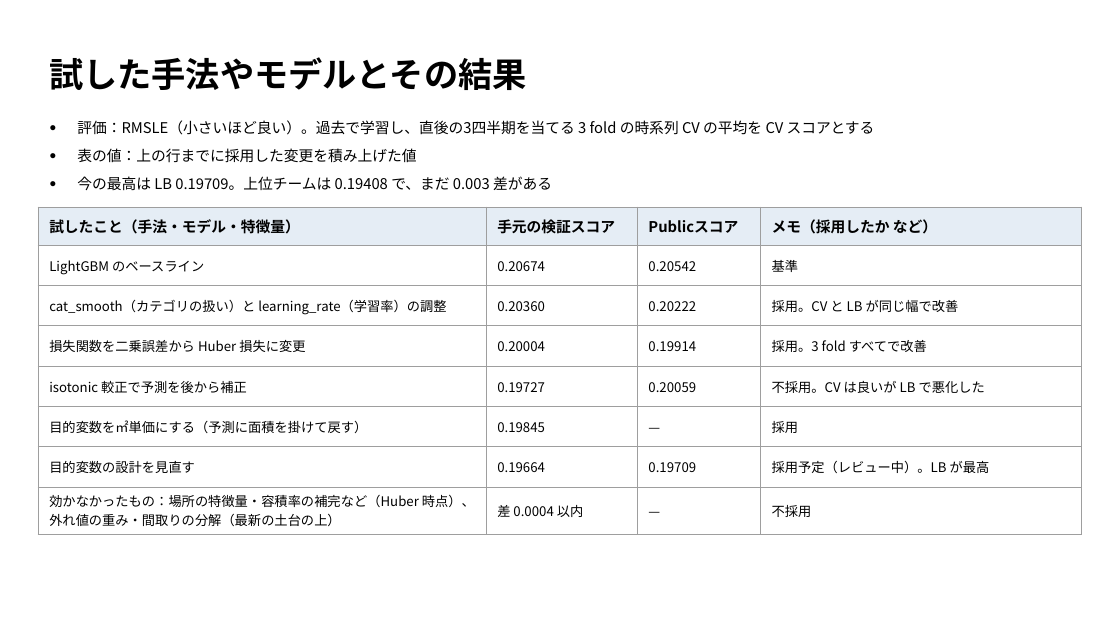
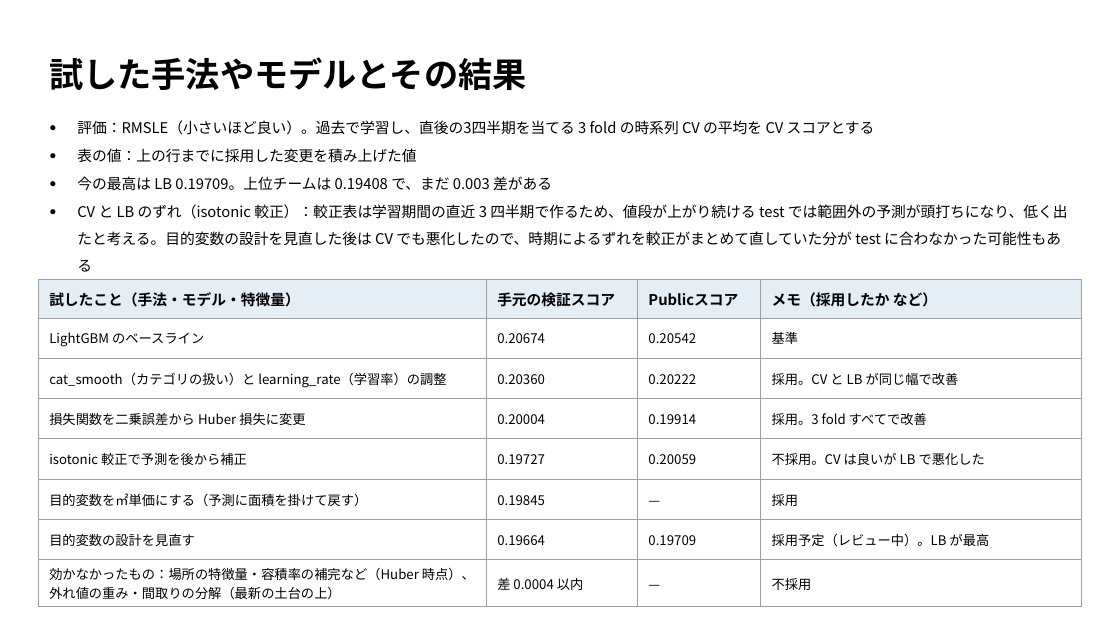
Before and after one commit to TaisukeFujise/condominium-price-pred, a slide deck: slide 3 of slides/midterm/midterm.pptx. Drawn at 1120x630 pixels with LibreOffice and Linux fonts; fonts in the diff are those of the drawing. Boxes give left, top, right and bottom in pixels: in the first picture for what was removed or moved away, otherwise in the second. Text is boxed around its words. In the diff, an @@ line names an element or a change of style, - is before the commit and + after.

```diff
--- a/slides/midterm/midterm.pptx
+++ b/slides/midterm/midterm.pptx
@@ text at (77, 204, 1068, 272): paragraph added @@
+● CV と LB のずれ（isotonic 較正）：較正表は学習期間の直近 3 四半期で作るため、値段が上がり続ける test では範囲外の予測が頭打ちになり、低く出たと考える。目的変数の設計を見直した後は CV でも悪化したので、時期によるずれを較正がまとめて直していた分が test に合わなかった可能性もある
@@ table: place and size @@
-table at (38, 207, 1082, 530)
+table at (38, 280, 1082, 603)
```
Also in this commit, not shown: 2 other files.
